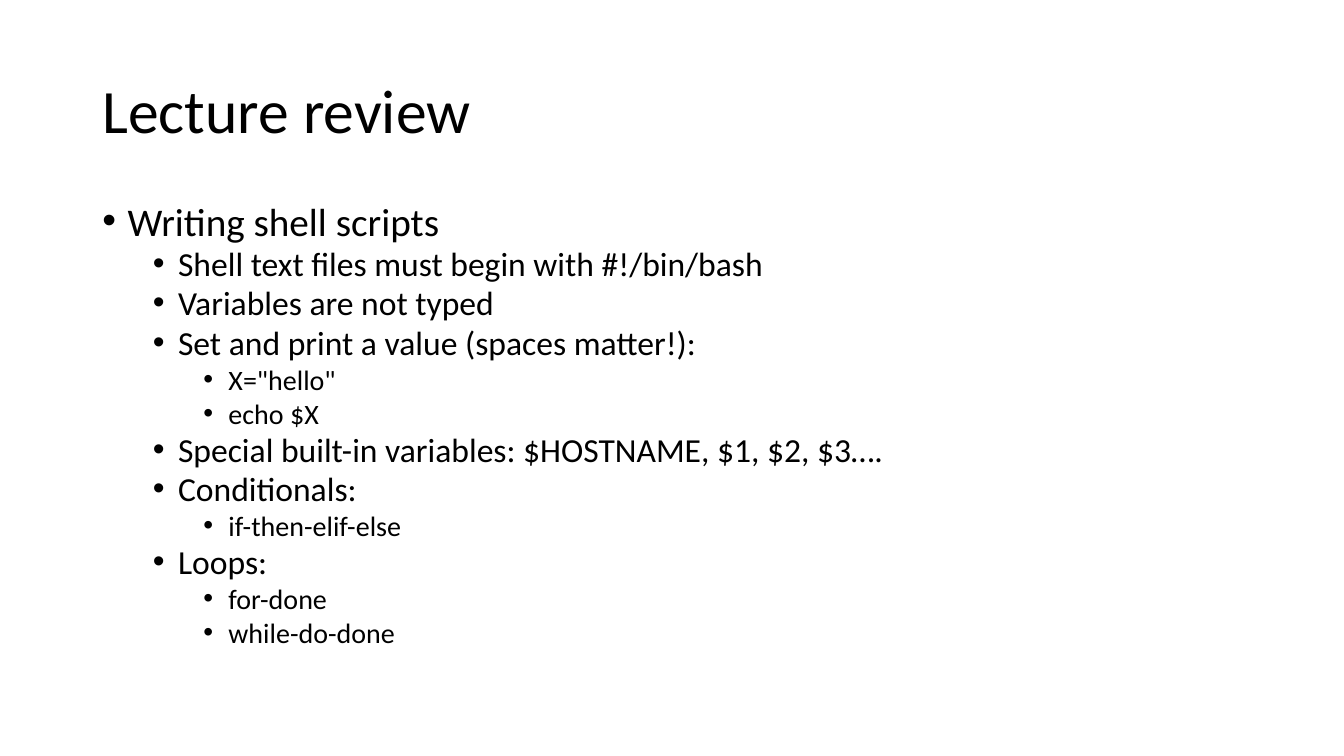
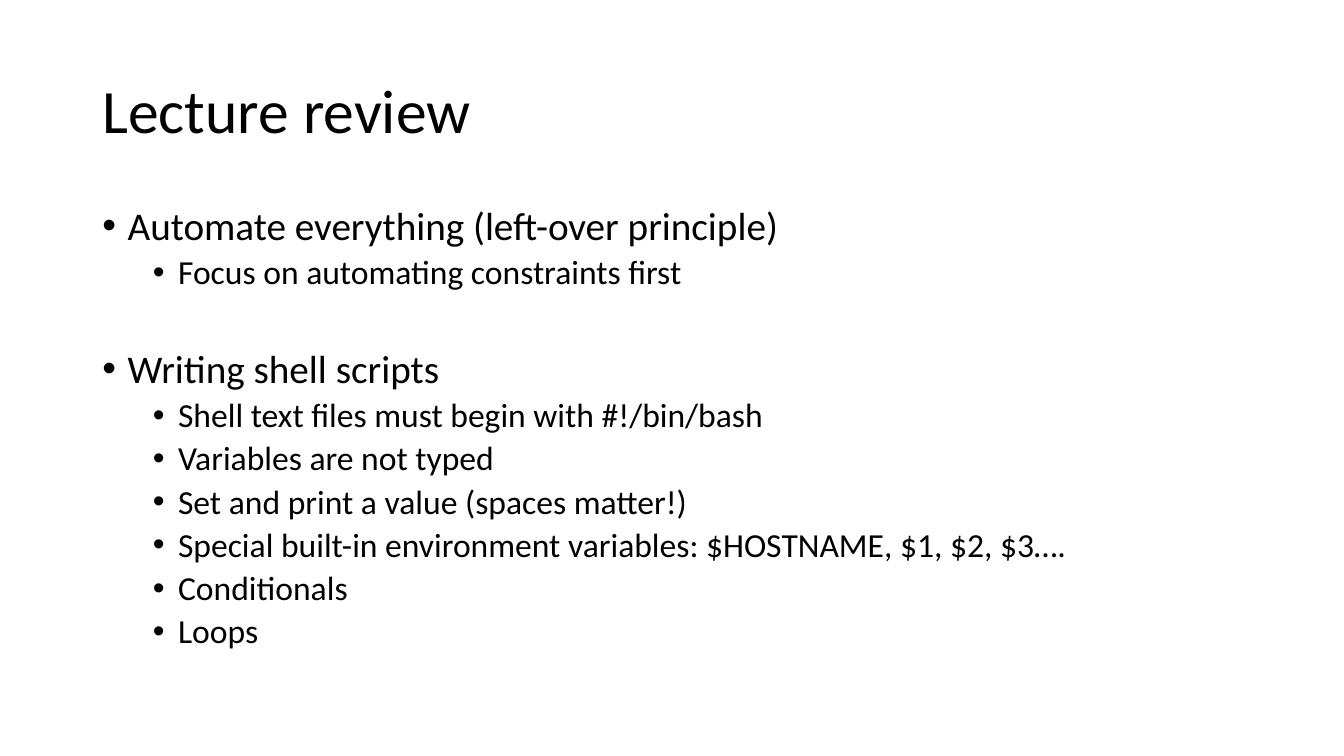
Before and after one commit to jasondbaker/infrastructure-class, a slide deck: slide 4 of review/lecture-review-week-2.pptx (slide 5 before the commit). Drawn at 1344x756 pixels with LibreOffice and Linux fonts; fonts in the diff are those of the drawing. Boxes give left, top, right and bottom in pixels: in the first picture for what was removed or moved away, otherwise in the second. Text is boxed around its words. In the diff, an @@ line names an element or a change of style, - is before the commit and + after.

Commit message:
update all lecture review presentations

```diff
--- a/review/lecture-review-week-2.pptx
+++ b/review/lecture-review-week-2.pptx
@@ text at box(128, 211, 778, 290): paragraphs added @@
+• Automate everything (left-over principle)
+  • Focus on automating constraints first
@@ text at box(128, 355, 763, 476): line spacing 0.8 to 0.9 @@
@@ text at box(178, 489, 1066, 649): text changed @@
-  • Set and print a value (spaces matter!):
-    • X="hello"
-    • echo $X
-  • Special built-in variables: $HOSTNAME, $1, $2, $3….
-  • Conditionals:
-    • if-then-elif-else
-  • Loops:
-    • for-done
-    • while-do-done
+  • Set and print a value (spaces matter!)
+  • Special built-in environment variables: $HOSTNAME, $1, $2, $3….
+  • Conditionals
+  • Loops
```
Also in this commit, not shown: 2 other slides changed, 2 slides removed, 9 other files.
